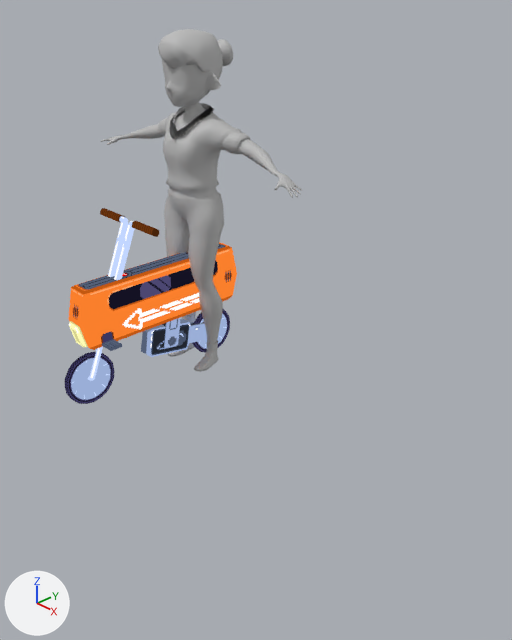
What one commit did to the Blender file Models/Bike.blend.
Before and after are seen from a 50 mm camera at (0.2, -0.156, 0.139) aimed at (0.052, -0.017, 0.04). The axes (+X, +Y, +Z) are drawn at lower left. The lights are the same throughout.

The older version as bpy lines, for what is in view:
```python
me_cube = bpy.data.meshes.new('Cube')
me_cube.from_pydata(...)  # 499 vertices, 492 faces; spans x -1.16..1.16, y -4.24..1.29, z -0.05..4.6
me_cube.materials.append(mat_material)
me_mesh = bpy.data.meshes.new('Mesh')
me_mesh.from_pydata(...)  # 4176 vertices, 4074 faces; spans x -5.12..5.17, y -0.03..12.23, z -1.85..0.98
# faces by material slot: [3446, 155, 473]
me_mesh.materials.append(mat_needlerig4_needletoonshader)  # grey #bcbcbc
me_mesh.materials.append(mat_needlerig4_needlefaceshader)  # grey #bcbcbc
me_mesh.materials.append(mat_hairsheenshader)  # grey #bcbcbc
ob_bike = bpy.data.objects.new('Bike', me_cube)
ob_bike.location = (0.0, 0.0, 0.0)
ob_bike.scale = (0.0139, 0.0139, 0.0139)
ob_needlerig4_needle_body_mesh_02 = bpy.data.objects.new('NeedleRig4:Needle_Body_Mesh_02', me_mesh)
ob_needlerig4_needle_body_mesh_02.parent = ob_needlerig4_needle_body
ob_needlerig4_needle_body_mesh_02.location = (0.0, 0.0, 0.0)
```
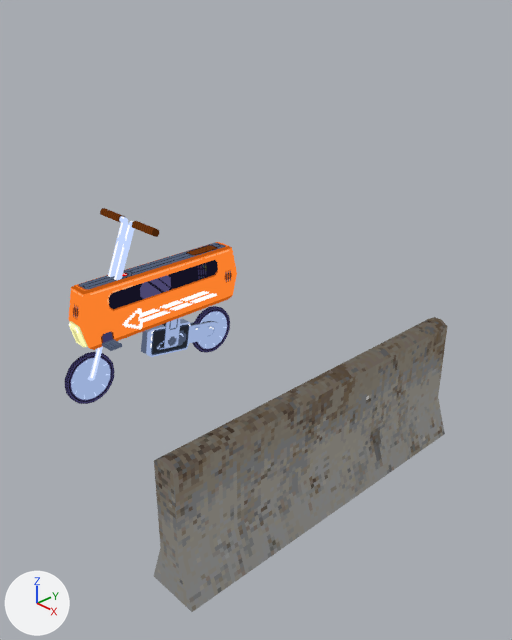
Changed parts and their boxes (x1, y1, x2, y2) in the pictures (512 x 640 px):
```json
{"object": "Divider", "change": "added", "after": [154, 317, 448, 612]}
{"object": "NeedleRig4:Needle_Body_Mesh_02", "change": "hidden", "before": [101, 29, 302, 372]}
```

Edits to the scene script, one JSON object a line:
```json
{"op": "add", "block": "img_conc_png", "code": ["img_conc_png = load_image('Conc.png', '../Textures/BG/Conc.png', 128, 128, 'sRGB')"]}
{"op": "add", "block": "mat_material_001", "code": ["mat_material_001 = bpy.data.materials.new('Material.001')", "mat_material_001.use_nodes = True; mat_material_001.node_tree.nodes.clear()", "_N = mat_material_001.node_tree.nodes; _L = mat_material_001.node_tree.links", "n0 = _N.new('ShaderNodeOutputMaterial'); n0.name = 'Material Output'", "n1 = _N.new('ShaderNodeTexImage'); n1.name = 'Image Texture'", "n1.image = img_conc_png", "n1.interpolation = 'Closest'", "_L.new(n1.outputs[0], n0.inputs[0])  # 'Color' to 'Surface'"]}
{"op": "add", "block": "me_cube_001", "code": ["me_cube_001 = bpy.data.meshes.new('Cube.001')", "me_cube_001.from_pydata(...)  # 16 vertices, 14 faces; spans x -0.36..0.36, y -3.93..1.0, z -1.0..0.84", "me_cube_001.polygons.foreach_set('use_smooth', [True] * 14)", "me_cube_001.materials.append(mat_material_001)"]}
{"op": "add", "block": "ob_needlerig4_needle_body_mesh_02", "code": "ob_needlerig4_needle_body_mesh_02.hide_set(True)"}
{"op": "add", "block": "ob_divider", "code": ["ob_divider = bpy.data.objects.new('Divider', me_cube_001)", "ob_divider.location = (0.0939, 0.0, 0.0247)", "ob_divider.scale = (0.0214, 0.0214, 0.0214)"]}
```
